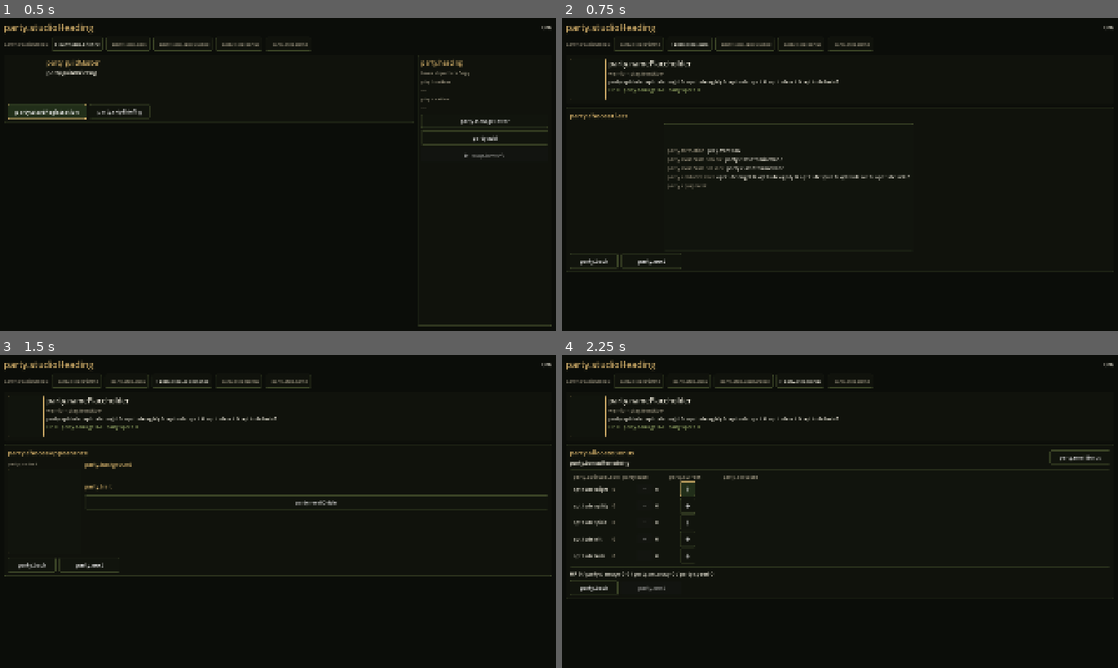
Above: before the commit, frames 1-4 (two rows, left to right).
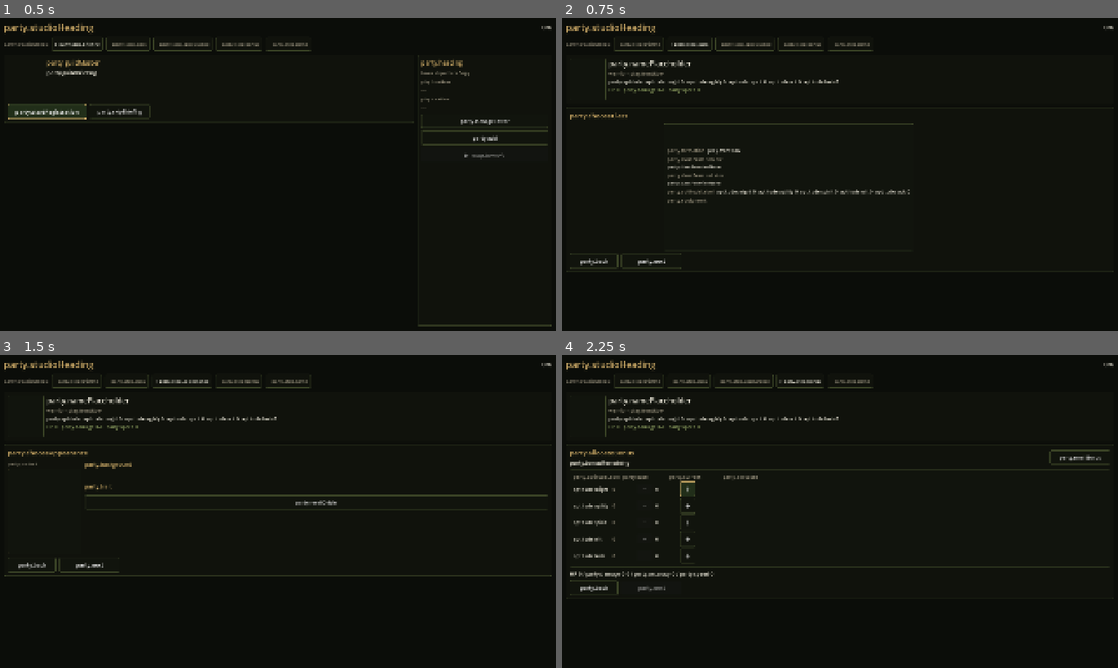
Above: after the commit, the same moments.

Repository: kino-6/black-stela
Game: Godot game, scene res://scenes/guild.tscn
Two runs of this game, one before a commit and one after it. Both use one fixed random seed, a clock stepped at 60 frames per second and the inputs below. This scene is started directly instead of the project's main scene.
Inputs:
- Up to frame 1 (0.5 s): no input
- Up to frame 2 (0.75 s): click "party.startRegistration" at 0.5 s
- Up to frame 3 (1.5 s): click "party.next" at 1.25 s
- Up to frame 4 (2.25 s): click "party.next" at 2 s

Frame 1 is identical in both runs. In frame 2, 1.3% of the frame differs, in the area x 1-63%, y 12-60%; in frame 3, less than 0.1%; in frame 4, less than 0.1%.

Commit message:
feat(guild): class selection explains what a calling DOES; per-class preview figure — Codex delivery
Codex's rework of the recruitment screen so choosing a calling is a decision
about play, not a proper-noun lottery (§9.6 / IMP-028 area, and the 2026-07-25
playtest's "aptitudes/techniques unexplained"):

- Techniques.summary derives a short player-facing consequence for a technique
  from the same exported effect data the combat resolver consumes (attack /
  heal / raise-stat / cover / cure / ward / status), with no second per-
  technique description table. party.techniqueSummary.* labels added (en/ja).
- The class step shows each grant as "<what it does>（<name>）" over lines, and
  drops the rigid unlock-level shopping list — role by its options, not a
  timetable.
- The preview figure now follows the chosen CLASS (adventurer-<class>-base),
  so callings no longer all look like the same recruit; the origin portrait
  stays on the later 来歴 step.
- Guild-master briefing rewritten from the stiff "潜る気か" to a natural
  greeting. verify_guild_controller asserts the new briefing, the per-class
  figure, and the legible class promise; the two e2e specs track the copy.

The delivery is Codex's; the commit is mine only because the tree needed
landing. Rides along (mine): party.namePlaceholder 名を待つ者 → 名無しの冒険者
(playtest #8, same creation-copy area).

Verified: tsc build green; i18n re-exported; verify_guild_controller PASS
(briefing, per-class figure, class promise all legible).

Co-Authored-By: Claude Opus 4.8 <noreply@anthropic.com>

Diff:
--- a/godot/scripts/guild.gd
+++ b/godot/scripts/guild.gd
@@ -193,15 +193,14 @@
 ## produce, so no step hides the person being made.
 func _preview_card() -> Control:
 	var character := _build_character()
-	var background := Draft.find(_data.get("backgrounds", []), String(_draft.get("backgroundId", "")))
 
 	var row := UI.row()
 	var portrait := TextureRect.new()
 	portrait.custom_minimum_size = Vector2(96, 116)
 	portrait.expand_mode = TextureRect.EXPAND_IGNORE_SIZE
 	portrait.stretch_mode = TextureRect.STRETCH_KEEP_ASPECT_COVERED
-	portrait.texture = _texture(_asset("portraits/%s.png" % String(background.get("portraitKey", "gate"))))
-	row.add_child(UI.card(portrait, Color(String(background.get("accentColor", "#c9a765")))))
+	portrait.texture = _texture(_preview_figure_path())
+	row.add_child(UI.card(portrait))
 
 	var text := UI.col(4)
 	var name_line := String(character.get("name", "")).strip_edges()
@@ -288,8 +287,8 @@
 	# ones it grows into, the exploration it is trusted with, and the thing it cannot answer. Choosing
 	# blind from a stat line is the "data-entry grid" §9.6 forbids in another shape.
 	var class_id := String(selected.get("id", ""))
-	detail.add_child(_fact(I18n.t("party.classPromiseNow"), _techniques_at_creation(class_id)))
-	detail.add_child(_fact(I18n.t("party.classPromiseLater"), _techniques_later(class_id)))
+	detail.add_child(_promise_fact(I18n.t("party.classPromiseNow"), _techniques_at_creation(class_id)))
+	detail.add_child(_promise_fact(I18n.t("party.classPromiseLater"), _techniques_later(class_id)))
 	var exploration := _exploration_line(class_id)
 	if exploration != "":
 		detail.add_child(_fact(I18n.t("party.classPromiseExploration"), exploration))
@@ -327,18 +326,24 @@
 	var names := []
 	for grant in _capabilities(class_id).get("combatTechniques", []):
 		if int((grant as Dictionary).get("level", 1)) <= 1:
-			names.append(_technique_name(String((grant as Dictionary).get("techniqueId", ""))))
-	return " ・ ".join(PackedStringArray(names)) if not names.is_empty() else I18n.t("party.classPromiseNone")
-
-## What it grows into, each with the level it arrives — the "future promise" half of §9.6.
+			names.append(_technique_promise(String((grant as Dictionary).get("techniqueId", ""))))
+	return "\n".join(PackedStringArray(names)) if not names.is_empty() else I18n.t("party.classPromiseNone")
+
+## What it grows into. Unlock levels remain rules data, but are deliberately not shown as a rigid
+## shopping list during recruitment: players choose a role by its future options, not by a timetable.
 func _techniques_later(class_id: String) -> String:
 	var names := []
 	for grant in _capabilities(class_id).get("combatTechniques", []):
 		var level := int((grant as Dictionary).get("level", 1))
 		if level <= 1:
 			continue
-		names.append("%s（%s）" % [_technique_name(String((grant as Dictionary).get("techniqueId", ""))), I18n.t("party.classLevelShort", {"level": str(level)})])
-	return " ・ ".join(PackedStringArray(names)) if not names.is_empty() else I18n.t("party.classPromiseNone")
+		names.append(_technique_promise(String((grant as Dictionary).get("techniqueId", ""))))
+	return "\n".join(PackedStringArray(names)) if not names.is_empty() else I18n.t("party.classPromiseNone")
+
+func _technique_promise(id: String) -> String:
+	var summary := Techniques.summary(id, _engine())
+	var name := _technique_name(id)
+	return "%s（%s）" % [summary, name] if summary != "" else name
 
 ## The exploration this class is trusted with, named rather than scored. Empty for the seven classes
 ## §4 gives no exploration proficiency at all — they simply do not show the line.
@@ -699,6 +704,16 @@
 	character["traitId"] = String(_draft.get("traitId", "steady"))
 	return character
 
+## During calling selection the player needs an immediate visual difference. Background portraits are
+## still chosen on the next step; this class figure is the current discipline's readable preview.
+func _preview_figure_path() -> String:
+	var class_id := String(_draft.get("classId", "warrior"))
+	var legacy: Dictionary = _engine().get("legacyClassMapping", {})
+	class_id = String(legacy.get(class_id, class_id))
+	var sub := "characters/adventurer-%s-base.png" % class_id
+	var pack_path := _asset(sub)
+	return pack_path if FileAccess.file_exists(pack_path) else "res://assets/worlds/default/%s" % sub
+
 func _display_name() -> String:
 	var name := String(_draft.get("name", "")).strip_edges()
 	return name if name != "" else I18n.t("party.namePlaceholder")
@@ -724,6 +739,12 @@
 	row.add_child(_cell(term, 90, UI.DIM))
 	row.add_child(UI.grow(UI.label(value, 16, UI.INK)))
 	return row
+
+func _promise_fact(term: String, value: String) -> Control:
+	var col := UI.col(2)
+	col.add_child(UI.label(term, 16, UI.DIM))
+	col.add_child(UI.prose(value, 15, UI.INK, 620))
+	return col
 
 func _cell(text: String, width: int, col: Color) -> Control:
 	var l := UI.label(text, 16, col)
--- a/godot/scripts/rules/techniques.gd
+++ b/godot/scripts/rules/techniques.gd
@@ -22,6 +22,69 @@
 static func cost(id: String, engine: Dictionary) -> int:
 	return int((_def(id, engine).get("cost", {}) as Dictionary).get("mp", 0))
 
+## A class-selection screen needs the player-facing consequence before the technique's proper noun.
+## This derives a short explanation from the same exported effect data the combat resolver consumes;
+## it intentionally does not introduce a second per-technique description table in the Godot UI.
+static func summary(id: String, engine: Dictionary) -> String:
+	var definition := _def(id, engine)
+	var target := String(definition.get("target", ""))
+	var phrases := []
+	for effect in definition.get("effects", []):
+		var phrase := _effect_summary(effect as Dictionary, target)
+		if phrase != "" and not phrases.has(phrase):
+			phrases.append(phrase)
+	return "・".join(PackedStringArray(phrases))
+
+static func _effect_summary(effect: Dictionary, target: String) -> String:
+	var target_label := _target_label(target)
+	match String(effect.get("kind", "")):
+		"damage":
+			return I18n.t("party.techniqueSummary.attack", {"target": target_label})
+		"heal":
+			return I18n.t("party.techniqueSummary.heal", {"target": target_label})
+		"buff":
+			return I18n.t("party.techniqueSummary.buff", {
+				"target": target_label, "stat": _stat_label(String(effect.get("stat", "")))
+			})
+		"debuff":
+			return I18n.t("party.techniqueSummary.debuff", {
+				"target": target_label, "stat": _stat_label(String(effect.get("stat", "")))
+			})
+		"cover":
+			return I18n.t("party.techniqueSummary.cover")
+		"cure":
+			return I18n.t("party.techniqueSummary.cure", {"target": target_label})
+		"ward":
+			return I18n.t("party.techniqueSummary.ward", {"target": target_label})
+		"status":
+			return I18n.t("party.techniqueSummary.status", {
+				"target": target_label, "status": _status_label(String(effect.get("status", "")))
+			})
+		_:
+			return ""
+
+static func _target_label(target: String) -> String:
+	match target:
+		"self": return I18n.t("party.techniqueSummary.targetSelf")
+		"ally": return I18n.t("party.techniqueSummary.targetAlly")
+		"party": return I18n.t("party.techniqueSummary.targetParty")
+		_: return I18n.t("party.techniqueSummary.targetEnemy")
+
+static func _stat_label(stat: String) -> String:
+	var keys := {
+		"attack": "party.techniqueSummary.statAttack", "damage": "party.techniqueSummary.statDamage",
+		"armor": "party.techniqueSummary.statArmor", "accuracy": "party.techniqueSummary.statAccuracy",
+		"evasion": "party.techniqueSummary.statEvasion", "speed": "party.techniqueSummary.statSpeed"
+	}
+	return I18n.t(String(keys.get(stat, "party.techniqueSummary.statAttack")))
+
+static func _status_label(status: String) -> String:
+	var keys := {
+		"sleep": "party.techniqueSummary.statusSleep", "fear": "party.techniqueSummary.statusFear",
+		"silence": "party.techniqueSummary.statusSilence"
+	}
+	return I18n.t(String(keys.get(status, "party.techniqueSummary.statusFear")))
+
 ## 特技 (skill) vs 呪文 (spell), from the catalog's own `kind`.
 static func is_skill(id: String, engine: Dictionary) -> bool:
 	return String(_def(id, engine).get("kind", "")) == "skill"
--- a/godot/tests/verify_guild_controller.gd
+++ b/godot/tests/verify_guild_controller.gd
@@ -35,6 +35,15 @@
 	for i in 8:
 		await process_frame
 
+	# The guild master's opening is spoken Japanese, not a procedure or faux-archaic
+	# exposition. Read the rendered scene so the Godot port cannot drift from ja.ts.
+	var briefing := _all_text(guild)
+	var expected_briefing := "ようこそ。登録するなら、まずは君の話を聞かせてくれ。どんな冒険者になりたい？"
+	if not briefing.contains(expected_briefing):
+		_fail("briefing: the natural guild-master greeting is not rendered")
+	if briefing.contains("潜る気か") or briefing.contains("帳面にはそれから載せる"):
+		_fail("briefing: removed stiff guild-master copy returned to the screen")
+
 	# 1. Every step hands the cursor a place to land, and never a disabled one.
 	for step in STEPS:
 		guild.call("set_ui_state", {"step": step})
@@ -55,6 +64,28 @@
 	guild.call("set_ui_state", {"step": "class"})
 	for i in 4:
 		await process_frame
+	# Choosing a calling must change the recruit's preview figure. The origin portrait belongs to the
+	# later 来歴 step; holding it here made every class look like the same recruit.
+	guild.call("_select_class", "warrior")
+	for i in 3:
+		await process_frame
+	var warrior_figure := String(guild.call("_preview_figure_path"))
+	guild.call("_select_class", "knight")
+	for i in 3:
+		await process_frame
+	var knight_figure := String(guild.call("_preview_figure_path"))
+	if warrior_figure == knight_figure or not knight_figure.contains("adventurer-knight-base.png"):
+		_fail("class preview: choosing a calling did not change to its class figure")
+
+	# The class promise is written as player intent first, with the technique name only as a subtitle.
+	# Exact unlock levels are rules data, but are not useful as a fixed shopping list during recruitment.
+	var knight_copy := _all_text(guild)
+	for promise in ["敵を攻撃", "自分の守りを上げる", "味方への攻撃を引き受ける"]:
+		if not knight_copy.contains(promise):
+			_fail("class promise: knight never explains %s" % promise)
+	if knight_copy.contains("Lv"):
+		_fail("class promise: fixed level labels leaked into recruitment")
+
 	for class_id in ["warrior", "thief", "chanter"]:
 		var draft: Dictionary = guild.get("_draft")
 		draft["classId"] = class_id
Not shown, changed: src/i18n/en.ts
Not shown, changed: src/i18n/ja.ts
Not shown, changed: tests/e2e/character-creation.spec.ts
Not shown, changed: tests/e2e/japanese-line-layout.spec.ts
